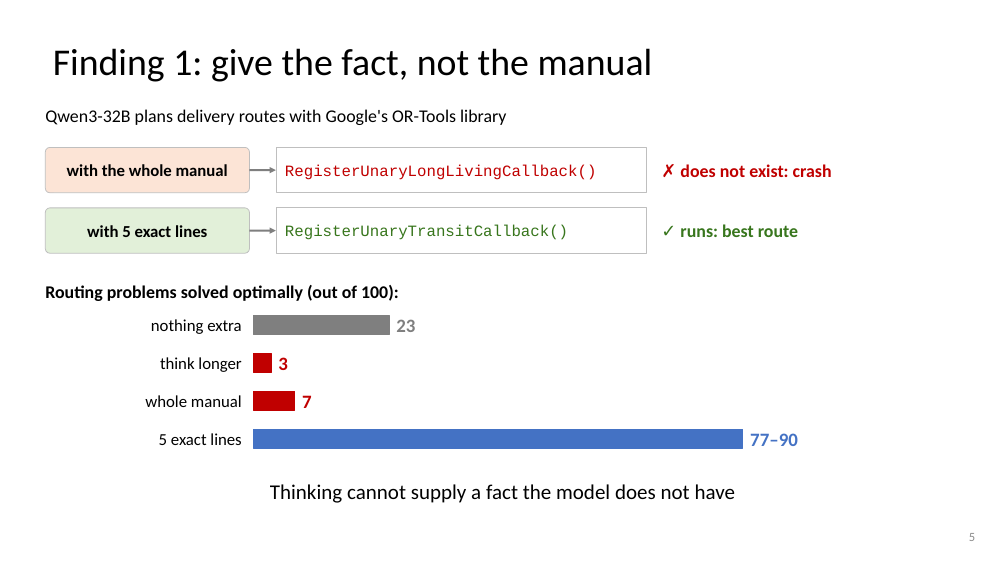
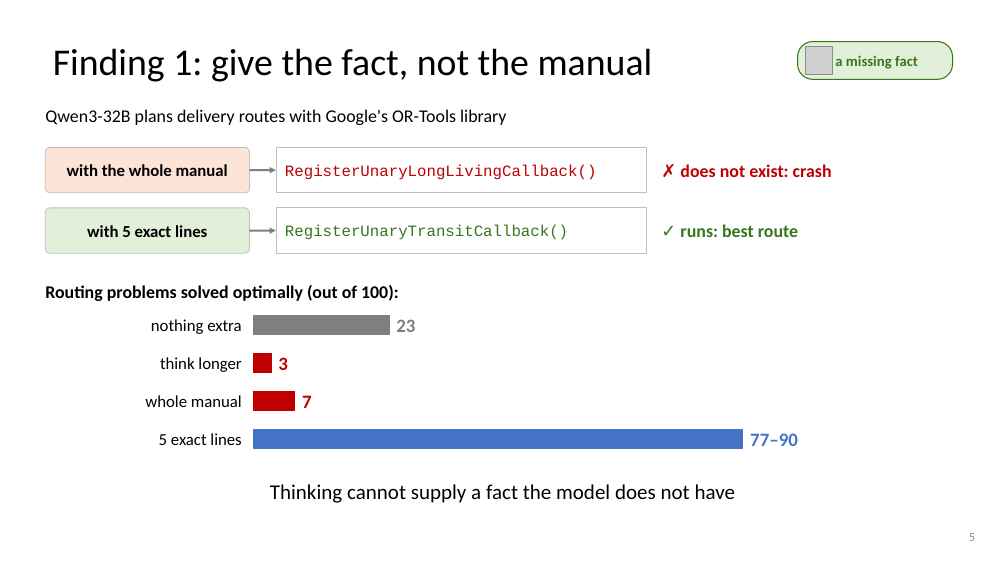
Before and after one commit to dlwns147/CSED490E_Project_Team5, a slide deck: slide 5 of PROPOSAL_slides.pptx. Drawn at 1008x567 pixels with LibreOffice and Linux fonts; fonts in the diff are those of the drawing; grey boxes stand for pictures. Boxes give left, top, right and bottom in pixels: in the first picture for what was removed or moved away, otherwise in the second. Text is boxed around its words. In the diff, an @@ line names an element or a change of style, - is before the commit and + after.

```diff
--- a/PROPOSAL_slides.pptx
+++ b/PROPOSAL_slides.pptx
@@ rounded rectangle added at box(798, 42, 953, 79), fill #E2F0D9, outline #38761D 1 pt @@
@@ picture added at box(805, 47, 833, 74) @@
@@ text added at box(835, 55, 918, 69), 14 pt, text #38761D, bold @@
+a missing fact
```
Also in this commit, not shown: 5 other slides changed, 3 other files.
